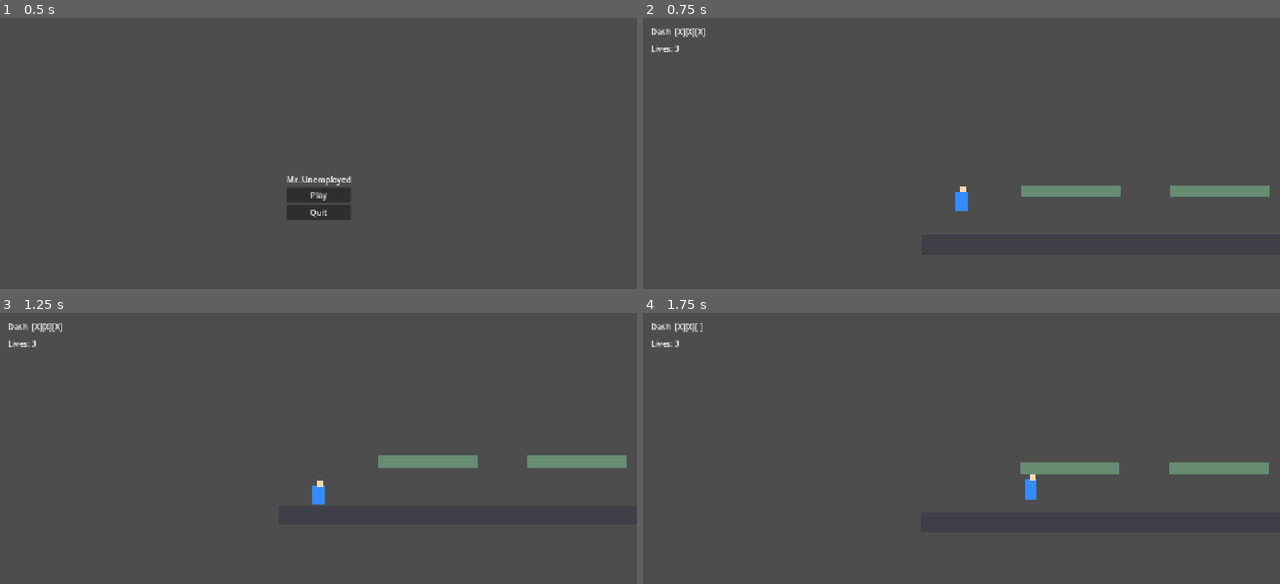
Above: before the commit, frames 1-4 (two rows, left to right).
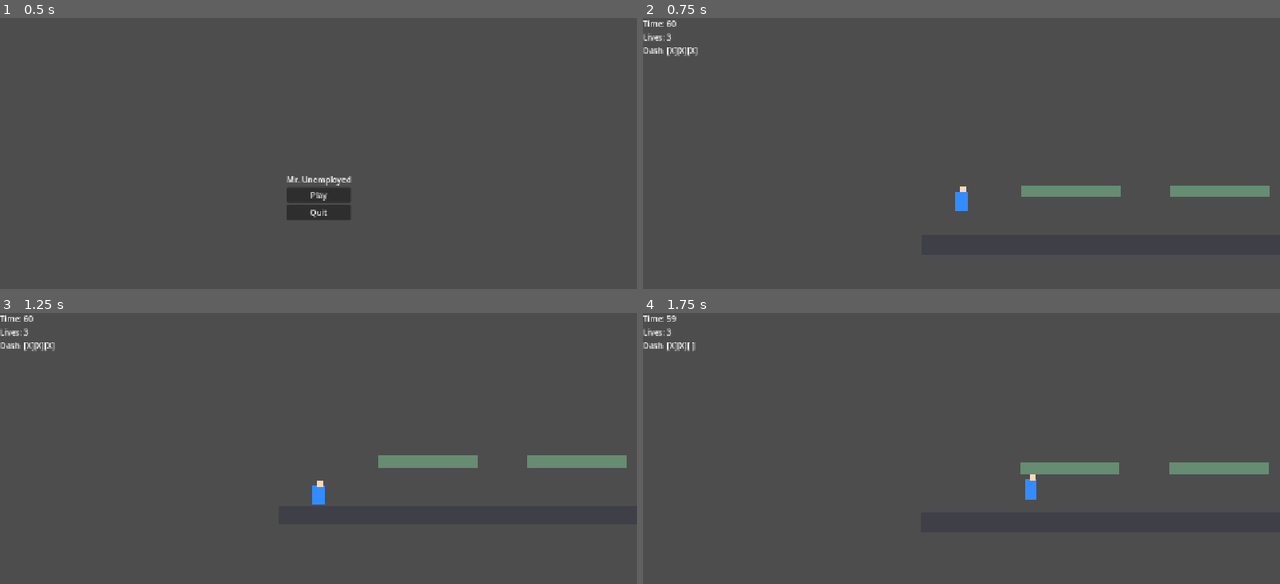
Above: after the commit, the same moments.

Repository: kaiofour/Mr.-Unemployed
Game: Godot game, scene res://scenes/main_menu.tscn
The game is run twice, just before and just after one commit, with the same random seed, the same clock (stepped at 60 frames per second) and the same inputs.
Inputs:
- Up to frame 1 (0.5 s): no input
- Up to frame 2 (0.75 s): click "Play" at 0.5 s
- Up to frame 3 (1.25 s): no input
- Up to frame 4 (1.75 s): hold D (move_right) from 1.28 s (still down); tap Shift (dash) at 1.35 s; tap Space (jump) at 1.52 s

Frame 1 is identical in both runs. In frame 2, 0.5% of the frame differs, in the area x 0-10%, y 0-15%; in frame 3, 0.5%; in frame 4, 0.4%.

Commit message:
pause_menu, gameover_menu

Diff:
--- a/scenes/Level_01.tscn
+++ b/scenes/Level_01.tscn
@@ -1,8 +1,8 @@
-[gd_scene load_steps=6 format=3]
+[gd_scene format=3 uid="uid://8otkdmcv88gh"]
 
 [ext_resource type="PackedScene" path="res://scenes/Player.tscn" id="1"]
-[ext_resource type="PackedScene" path="res://scenes/HUD.tscn" id="2"]
-[ext_resource type="Script" path="res://scripts/Level_01.gd" id="3"]
+[ext_resource type="PackedScene" uid="uid://16du8oxbopaf" path="res://scenes/ui.tscn" id="2_ud571"]
+[ext_resource type="Script" uid="uid://ek0x41f00gqq" path="res://scripts/Level_01.gd" id="3"]
 
 [sub_resource type="RectangleShape2D" id="1"]
 size = Vector2(1280, 40)
@@ -10,62 +10,62 @@
 [sub_resource type="RectangleShape2D" id="2"]
 size = Vector2(200, 24)
 
-[node name="Level_01" type="Node2D"]
+[node name="Level_01" type="Node2D" unique_id=151430854]
 script = ExtResource("3")
 
-[node name="Player" parent="." instance=ExtResource("1")]
+[node name="UI" parent="." unique_id=909955884 instance=ExtResource("2_ud571")]
+
+[node name="Player" parent="." unique_id=244002702 instance=ExtResource("1")]
 position = Vector2(80, 600)
 
-[node name="HUD" parent="." instance=ExtResource("2")]
+[node name="Platforms" type="Node2D" parent="." unique_id=1214187010]
 
-[node name="Platforms" type="Node2D" parent="."]
-
-[node name="Ground" type="StaticBody2D" parent="Platforms"]
+[node name="Ground" type="StaticBody2D" parent="Platforms" unique_id=283455463]
 position = Vector2(640, 700)
 
-[node name="CollisionShape2D" type="CollisionShape2D" parent="Platforms/Ground"]
+[node name="CollisionShape2D" type="CollisionShape2D" parent="Platforms/Ground" unique_id=850595903]
 shape = SubResource("1")
 
-[node name="Visual" type="Polygon2D" parent="Platforms/Ground"]
+[node name="Visual" type="Polygon2D" parent="Platforms/Ground" unique_id=994015124]
+color = Color(0.25, 0.25, 0.28, 1)
 polygon = PackedVector2Array(-640, -20, 640, -20, 640, 20, -640, 20)
-color = Color(0.25, 0.25, 0.28, 1)
 
-[node name="Platform_A" type="StaticBody2D" parent="Platforms"]
+[node name="Platform_A" type="StaticBody2D" parent="Platforms" unique_id=365579037]
 position = Vector2(300, 592)
 
-[node name="CollisionShape2D" type="CollisionShape2D" parent="Platforms/Platform_A"]
+[node name="CollisionShape2D" type="CollisionShape2D" parent="Platforms/Platform_A" unique_id=1249910677]
 shape = SubResource("2")
 
-[node name="Visual" type="Polygon2D" parent="Platforms/Platform_A"]
+[node name="Visual" type="Polygon2D" parent="Platforms/Platform_A" unique_id=1369232254]
+color = Color(0.4, 0.55, 0.45, 1)
 polygon = PackedVector2Array(-100, -12, 100, -12, 100, 12, -100, 12)
-color = Color(0.4, 0.55, 0.45, 1)
 
-[node name="Platform_B" type="StaticBody2D" parent="Platforms"]
+[node name="Platform_B" type="StaticBody2D" parent="Platforms" unique_id=1908139545]
 position = Vector2(600, 592)
 
-[node name="CollisionShape2D" type="CollisionShape2D" parent="Platforms/Platform_B"]
+[node name="CollisionShape2D" type="CollisionShape2D" parent="Platforms/Platform_B" unique_id=519269577]
 shape = SubResource("2")
 
-[node name="Visual" type="Polygon2D" parent="Platforms/Platform_B"]
+[node name="Visual" type="Polygon2D" parent="Platforms/Platform_B" unique_id=1427985262]
+color = Color(0.4, 0.55, 0.45, 1)
 polygon = PackedVector2Array(-100, -12, 100, -12, 100, 12, -100, 12)
-color = Color(0.4, 0.55, 0.45, 1)
 
-[node name="Platform_C" type="StaticBody2D" parent="Platforms"]
+[node name="Platform_C" type="StaticBody2D" parent="Platforms" unique_id=334420923]
 position = Vector2(880, 492)
 
-[node name="CollisionShape2D" type="CollisionShape2D" parent="Platforms/Platform_C"]
+[node name="CollisionShape2D" type="CollisionShape2D" parent="Platforms/Platform_C" unique_id=451491013]
 shape = SubResource("2")
 
-[node name="Visual" type="Polygon2D" parent="Platforms/Platform_C"]
+[node name="Visual" type="Polygon2D" parent="Platforms/Platform_C" unique_id=1573085785]
+color = Color(0.4, 0.55, 0.45, 1)
 polygon = PackedVector2Array(-100, -12, 100, -12, 100, 12, -100, 12)
-color = Color(0.4, 0.55, 0.45, 1)
 
-[node name="Platform_D" type="StaticBody2D" parent="Platforms"]
+[node name="Platform_D" type="StaticBody2D" parent="Platforms" unique_id=349883124]
 position = Vector2(1150, 592)
 
-[node name="CollisionShape2D" type="CollisionShape2D" parent="Platforms/Platform_D"]
+[node name="CollisionShape2D" type="CollisionShape2D" parent="Platforms/Platform_D" unique_id=392956910]
 shape = SubResource("2")
 
-[node name="Visual" type="Polygon2D" parent="Platforms/Platform_D"]
+[node name="Visual" type="Polygon2D" parent="Platforms/Platform_D" unique_id=1274333397]
+color = Color(0.4, 0.55, 0.45, 1)
 polygon = PackedVector2Array(-100, -12, 100, -12, 100, 12, -100, 12)
-color = Color(0.4, 0.55, 0.45, 1)
--- a/scenes/main_menu.tscn
+++ b/scenes/main_menu.tscn
@@ -4,9 +4,11 @@
 
 [node name="MainMenu" type="Control" unique_id=7036447]
 layout_mode = 3
-anchors_preset = 0
-offset_right = 1280.0
-offset_bottom = 720.0
+anchors_preset = 15
+anchor_right = 1.0
+anchor_bottom = 1.0
+grow_horizontal = 2
+grow_vertical = 2
 script = ExtResource("1_l6cm7")
 
 [node name="VBoxContainer" type="VBoxContainer" parent="." unique_id=1714733537]
--- /dev/null
+++ b/scenes/ui.tscn
@@ -0,0 +1,159 @@
+[gd_scene format=3 uid="uid://16du8oxbopaf"]
+
+[ext_resource type="Script" uid="uid://bc7qhsnyprti0" path="res://scripts/ui.gd" id="1_nt7q6"]
+
+[node name="UI" type="CanvasLayer" unique_id=909955884]
+process_mode = 3
+script = ExtResource("1_nt7q6")
+
+[node name="HUD" type="Control" parent="." unique_id=1106652767]
+layout_mode = 3
+anchors_preset = 15
+anchor_right = 1.0
+anchor_bottom = 1.0
+grow_horizontal = 2
+grow_vertical = 2
+
+[node name="VBoxContainer" type="VBoxContainer" parent="HUD" unique_id=556968263]
+layout_mode = 0
+offset_right = 40.0
+offset_bottom = 40.0
+
+[node name="TimerLabel" type="Label" parent="HUD/VBoxContainer" unique_id=1929913765]
+layout_mode = 2
+text = "Time:"
+
+[node name="LivesLabel" type="Label" parent="HUD/VBoxContainer" unique_id=1875500523]
+layout_mode = 2
+text = "Lives:"
+
+[node name="StaminaLabel" type="Label" parent="HUD/VBoxContainer" unique_id=2111183656]
+layout_mode = 2
+text = "Stamina:"
+
+[node name="LevelTimer" type="Timer" parent="." unique_id=2112117044]
+
+[node name="PauseMenu" type="ColorRect" parent="." unique_id=2124112829]
+custom_minimum_size = Vector2(250, 150)
+anchors_preset = 8
+anchor_left = 0.5
+anchor_top = 0.5
+anchor_right = 0.5
+anchor_bottom = 0.5
+grow_horizontal = 2
+grow_vertical = 2
+color = Color(1, 1, 1, 0.5882353)
+
+[node name="PauseContainer" type="BoxContainer" parent="PauseMenu" unique_id=1157713630]
+custom_minimum_size = Vector2(124, 58)
+layout_mode = 1
+anchors_preset = 8
+anchor_left = 0.5
+anchor_top = 0.5
+anchor_right = 0.5
+anchor_bottom = 0.5
+offset_left = -90.5
+offset_top = -29.0
+offset_right = 90.5
+offset_bottom = 29.0
+grow_horizontal = 2
+grow_vertical = 2
+vertical = true
+
+[node name="PauseLabel" type="Label" parent="PauseMenu/PauseContainer" unique_id=1538966524]
+layout_mode = 2
+text = "Paused"
+horizontal_alignment = 1
+vertical_alignment = 1
+
+[node name="ButtonContainer" type="BoxContainer" parent="PauseMenu/PauseContainer" unique_id=264400467]
+layout_mode = 2
+
+[node name="ResumeButton" type="Button" parent="PauseMenu/PauseContainer/ButtonContainer" unique_id=613792180]
+layout_mode = 2
+text = "Resume"
+
+[node name="RetryButton" type="Button" parent="PauseMenu/PauseContainer/ButtonContainer" unique_id=701221034]
+custom_minimum_size = Vector2(70, 0)
+layout_mode = 2
+text = "Retry"
+
+[node name="MenuButton" type="Button" parent="PauseMenu/PauseContainer/ButtonContainer" unique_id=1651672056]
+custom_minimum_size = Vector2(70, 0)
+layout_mode = 2
+text = "Menu"
+
+[node name="GameoverMenu" type="ColorRect" parent="." unique_id=1557793287]
+custom_minimum_size = Vector2(200, 150)
+anchors_preset = 8
+anchor_left = 0.5
+anchor_top = 0.5
+anchor_right = 0.5
+anchor_bottom = 0.5
+offset_left = -20.0
+offset_top = -20.0
+offset_right = 20.0
+offset_bottom = 20.0
+grow_horizontal = 2
+grow_vertical = 2
+color = Color(1, 1, 1, 0.60784316)
+
+[node name="GameoverContainer" type="BoxContainer" parent="GameoverMenu" unique_id=1440230102]
+layout_mode = 1
+anchors_preset = 8
+anchor_left = 0.5
+anchor_top = 0.5
+anchor_right = 0.5
+anchor_bottom = 0.5
+offset_left = -62.0
+offset_top = -29.0
+offset_right = 62.0
+offset_bottom = 29.0
+grow_horizontal = 2
+grow_vertical = 2
+vertical = true
+
+[node name="GameoverLabel" type="Label" parent="GameoverMenu/GameoverContainer" unique_id=1456795779]
+layout_mode = 2
+text = "Game Over"
+horizontal_alignment = 1
+vertical_alignment = 1
+
+[node name="ButtonContainer" type="BoxContainer" parent="GameoverMenu/GameoverContainer" unique_id=1963411929]
+layout_mode = 2
+alignment = 1
+
+[node name="RetryButton" type="Button" parent="GameoverMenu/GameoverContainer/ButtonContainer" unique_id=1375852647]
+custom_minimum_size = Vector2(70, 0)
+layout_mode = 2
+text = "Retry"
+
+[node name="MenuButton" type="Button" parent="GameoverMenu/GameoverContainer/ButtonContainer" unique_id=261712178]
+custom_minimum_size = Vector2(70, 0)
+layout_mode = 2
+text = "Menu"
+
+[node name="WinMenu" type="ColorRect" parent="." unique_id=552552297]
+visible = false
+custom_minimum_size = Vector2(500, 360)
+anchors_preset = 8
+anchor_left = 0.5
+anchor_top = 0.5
+anchor_right = 0.5
+anchor_bottom = 0.5
+offset_left = -250.0
+offset_top = -180.0
+offset_right = 250.0
+offset_bottom = 180.0
+grow_horizontal = 2
+grow_vertical = 2
+
+[node name="NextButton" type="Button" parent="WinMenu" unique_id=1618718657]
+layout_mode = 0
+offset_right = 8.0
+offset_bottom = 8.0
+
+[node name="MenuButton" type="Button" parent="WinMenu" unique_id=815339996]
+layout_mode = 0
+offset_right = 8.0
+offset_bottom = 8.0
--- a/scripts/Level_01.gd
+++ b/scripts/Level_01.gd
@@ -1,24 +1,23 @@
 extends Node2D
 
 @onready var player: Player = $Player
-@onready var hud: HUD = $HUD
+@onready var ui = $UI # Changed to point to the new UI scene
 
 func _ready() -> void:
 	GameManager.respawn_position = player.position
 	GameManager.reset()
 
-	player.stamina_changed.connect(hud.update_stamina)
+	# Route signals to UI instead of HUD
+	player.stamina_changed.connect(ui.update_stamina)
 	player.died.connect(_on_player_died)
-	GameManager.lives_changed.connect(hud.update_lives)
-	GameManager.game_over.connect(_on_game_over)
+	GameManager.lives_changed.connect(ui.update_lives)
 
-	hud.update_stamina(3)
-	hud.update_lives(GameManager.lives)
+	# We REMOVED the GameManager.game_over.connect here. The UI script handles it now.
+
+	ui.update_stamina(3)
+	ui.update_lives(GameManager.lives)
 
 func _on_player_died() -> void:
 	GameManager.lose_life()
 	if GameManager.lives > 0:
 		player.respawn(GameManager.respawn_position)
-
-func _on_game_over() -> void:
-	get_tree().reload_current_scene()
--- /dev/null
+++ b/scripts/ui.gd
@@ -0,0 +1,104 @@
+extends CanvasLayer
+
+@onready var timer_label = $HUD/VBoxContainer/TimerLabel
+@onready var level_timer = $LevelTimer
+
+@onready var pause_menu = $PauseMenu
+@onready var gameover_menu = $GameoverMenu
+@onready var win_menu = $WinMenu
+
+# Replaced old HUD labels
+@onready var stamina_label = $HUD/VBoxContainer/StaminaLabel
+@onready var lives_label = $HUD/VBoxContainer/LivesLabel
+
+var time_left = 60 # Set your starting seconds here
+
+func _ready():
+	# Setup Timer
+	level_timer.timeout.connect(_on_timer_tick)
+	level_timer.start()
+
+	# Connect Pause Menu Buttons
+	$PauseMenu/PauseContainer/ButtonContainer/ResumeButton.pressed.connect(resume_game)
+	$PauseMenu/PauseContainer/ButtonContainer/RetryButton.pressed.connect(retry_level)
+	$PauseMenu/PauseContainer/ButtonContainer/MenuButton.pressed.connect(go_to_main_menu)
+
+	# Connect Game Over Buttons
+	$GameoverMenu/GameoverContainer/ButtonContainer/RetryButton.pressed.connect(retry_level)
+	$GameoverMenu/GameoverContainer/ButtonContainer/MenuButton.pressed.connect(go_to_main_menu)
+
+	# Connect Win Menu Buttons
+	$WinMenu/NextButton.pressed.connect(next_level)
+	$WinMenu/MenuButton.pressed.connect(go_to_main_menu)
+
+	# Listen to your GameManager instead of handling lives internally
+	GameManager.game_over.connect(trigger_game_over)
+
+	resume_game()
+	update_timer_display()
+
+func _process(_delta):
+	if Input.is_action_just_pressed("ui_cancel"):
+		if not gameover_menu.visible and not win_menu.visible:
+			toggle_pause()
+
+# --- Menu Logic ---
+func toggle_pause():
+	if get_tree().paused:
+		resume_game()
+	else:
+		pause_game()
+
+func pause_game():
+	get_tree().paused = true
+	pause_menu.show()
+
+func resume_game():
+	get_tree().paused = false
+	pause_menu.hide()
+	gameover_menu.hide()
+	win_menu.hide()
+
+func retry_level():
+	get_tree().paused = false
+	get_tree().reload_current_scene()
+
+func go_to_main_menu():
+	get_tree().paused = false
+	get_tree().change_scene_to_file("res://scenes/main_menu.tscn")
+
+func next_level():
+	get_tree().paused = false
+	get_tree().change_scene_to_file("res://scenes/Level_02.tscn") # Update this path when you have Level 2
+
+# --- Timer Logic ---
+func _on_timer_tick():
+	time_left -= 1
+	update_timer_display()
+
+	if time_left <= 0:
+		level_timer.stop()
+		GameManager.lose_life()
+		if GameManager.lives > 0:
+			retry_level() # Reset the level if they die to the clock but have lives
+
+func update_timer_display():
+	timer_label.text = "Time: " + str(time_left)
+
+func trigger_game_over():
+	get_tree().paused = true
+	gameover_menu.show()
+
+func trigger_win():
+	get_tree().paused = true
+	win_menu.show()
+
+# --- Old HUD Logic ---
+func update_stamina(current: int) -> void:
+	var bars := ""
+	for i in range(3):
+		bars += "[X]" if i < current else "[ ]"
+	stamina_label.text = "Dash  " + bars
+
+func update_lives(current: int) -> void:
+	lives_label.text = "Lives: " + str(current)
Not shown, added: scripts/ui.gd.uid
